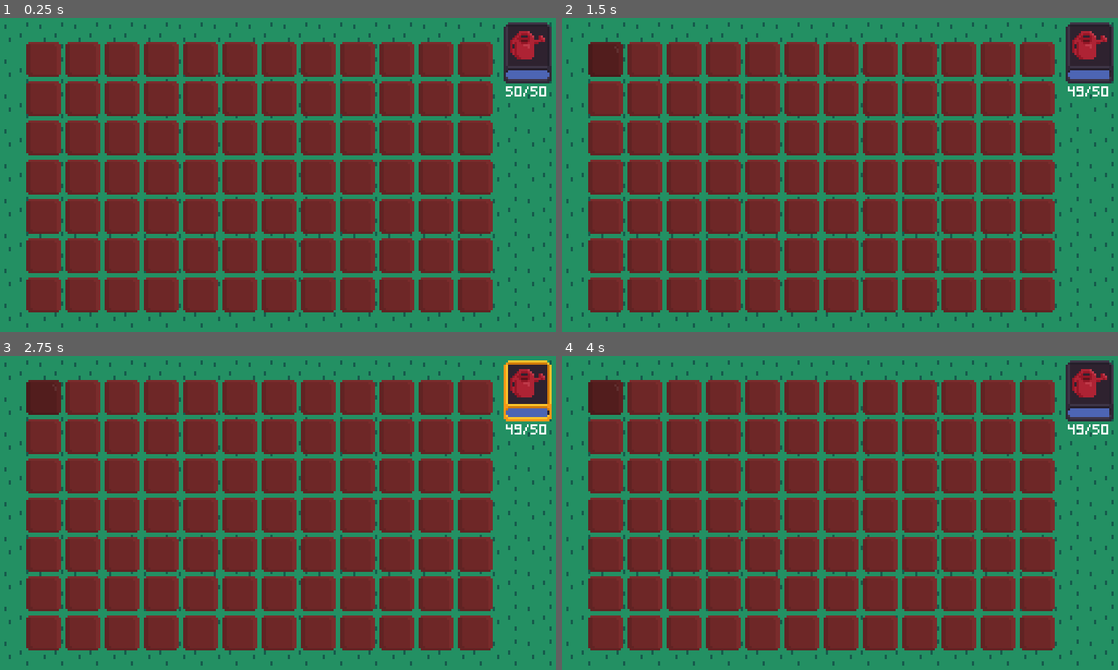
Above: before the commit, frames 1-4 (two rows, left to right).
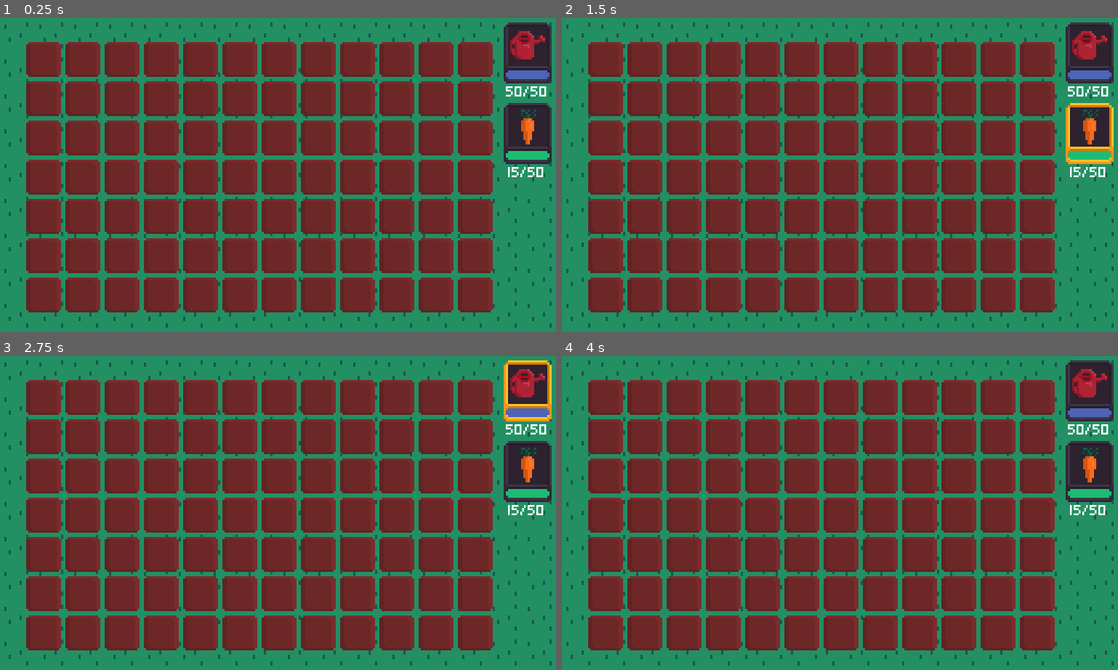
Above: after the commit, the same moments.

Repository: theludovyc/JamEstLa4
Game: Godot game, scene res://Scene/garden/Garden.tscn
Two runs of this game, one before a commit and one after it. Both use one fixed random seed, a clock stepped at 60 frames per second and the inputs below.
Inputs (mouse positions are in pixels of both pictures, inside the frame that each line leads up to):
- Up to frame 1 (0.25 s): no input
- Up to frame 2 (1.5 s): click (606, 58) at 0.52 s; click (1090, 127) at 1.27 s
- Up to frame 3 (2.75 s): click (528, 384) at 2 s
- Up to frame 4 (4 s): click (1090, 384) at 2.75 s; click (606, 396) at 3.52 s

The runs differ from the first frame. In frame 1, 1.8% of the frame differs, in the area x 90-100%, y 27-51%; in frame 2, 2.5%, in the area x 4-100%, y 7-51%; in frame 3, 2.5%; in frame 4, 2.5%.

Commit message:
Planting seeds
Only carrot seed for the moment

Diff:
--- a/Item/seeds/Carrot.tres
+++ b/Item/seeds/Carrot.tres
@@ -1,9 +1,13 @@
-[gd_resource type="Resource" load_steps=2 format=2]
+[gd_resource type="Resource" load_steps=4 format=2]
 
 [ext_resource path="res://Script/garden/Seed.gd" type="Script" id=1]
+[ext_resource path="res://ressources/sprites/garden/plantations/carrot.png" type="Texture" id=2]
+[ext_resource path="res://ressources/sprites/inventory/carrot.png" type="Texture" id=3]
 
 [resource]
 script = ExtResource( 1 )
 SeedName = "Carrot"
 GrowDuration = 20
 GrowSteps = 4
+VegetableSprite = ExtResource( 3 )
+PlantSprite = ExtResource( 2 )
--- a/Scene/garden/Garden.tscn
+++ b/Scene/garden/Garden.tscn
@@ -7,6 +7,8 @@
 [ext_resource path="res://Script/garden/Garden.gd" type="Script" id=5]
 [ext_resource path="res://ressources/sprites/garden/button_active.png" type="Texture" id=6]
 [ext_resource path="res://ressources/fonts/Pixeled.ttf" type="DynamicFontData" id=7]
+[ext_resource path="res://ressources/sprites/inventory/carrot.png" type="Texture" id=8]
+[ext_resource path="res://Item/seeds/Carrot.tres" type="Resource" id=9]
 
 [sub_resource type="StyleBoxFlat" id=1]
 bg_color = Color( 0.301961, 0.396078, 0.705882, 1 )
@@ -27,7 +29,10 @@
 size = 4
 font_data = SubResource( 4 )
 
-[sub_resource type="TileSet" id=6]
+[sub_resource type="StyleBoxFlat" id=6]
+bg_color = Color( 0.117647, 0.737255, 0.45098, 1 )
+
+[sub_resource type="TileSet" id=7]
 0/name = "grass.png 0"
 0/texture = ExtResource( 2 )
 0/tex_offset = Vector2( 0, 0 )
@@ -45,6 +50,7 @@
 
 [node name="Garden" type="Node2D"]
 script = ExtResource( 5 )
+Seeds = [ ExtResource( 9 ) ]
 
 [node name="Interface" type="CanvasLayer" parent="."]
 
@@ -98,6 +104,56 @@
 "_edit_use_anchors_": false
 }
 
+[node name="Planting" type="Control" parent="Interface"]
+margin_left = 232.0
+margin_top = 39.0
+margin_right = 232.0
+margin_bottom = 39.0
+rect_pivot_offset = Vector2( 11, 14 )
+__meta__ = {
+"_edit_use_anchors_": false
+}
+
+[node name="SeedsLevel" type="ProgressBar" parent="Interface/Planting"]
+margin_left = 1.0
+margin_top = 22.0
+margin_right = 21.0
+margin_bottom = 26.0
+custom_styles/fg = SubResource( 6 )
+custom_styles/bg = SubResource( 2 )
+custom_fonts/font = SubResource( 3 )
+max_value = 15.0
+value = 15.0
+rounded = true
+percent_visible = false
+__meta__ = {
+"_edit_use_anchors_": false
+}
+
+[node name="Background" type="Sprite" parent="Interface/Planting"]
+position = Vector2( 11, 14 )
+texture = ExtResource( 4 )
+
+[node name="Selected" type="Sprite" parent="Interface/Planting"]
+visible = false
+position = Vector2( 11, 14 )
+texture = ExtResource( 6 )
+
+[node name="Sprite" type="Sprite" parent="Interface/Planting"]
+position = Vector2( 11, 11 )
+texture = ExtResource( 8 )
+
+[node name="Stat" type="Label" parent="Interface/Planting"]
+margin_top = 25.0
+margin_right = 22.0
+margin_bottom = 37.0
+custom_fonts/font = SubResource( 5 )
+text = "15/15"
+align = 1
+__meta__ = {
+"_edit_use_anchors_": false
+}
+
 [node name="WaterinCanBtn" type="Button" parent="Interface"]
 margin_left = 233.0
 margin_top = 3.0
@@ -110,8 +166,20 @@
 "_edit_use_anchors_": false
 }
 
+[node name="SeedBtn" type="Button" parent="Interface"]
+margin_left = 233.0
+margin_top = 40.0
+margin_right = 253.0
+margin_bottom = 60.0
+focus_mode = 0
+enabled_focus_mode = 0
+flat = true
+__meta__ = {
+"_edit_use_anchors_": false
+}
+
 [node name="Grass" type="TileMap" parent="."]
-tile_set = SubResource( 6 )
+tile_set = SubResource( 7 )
 cell_size = Vector2( 16, 16 )
 format = 1
 tile_data = PoolIntArray( 0, 0, 0, 1, 0, 0, 2, 0, 0, 3, 0, 0, 4, 0, 0, 5, 0, 0, 6, 0, 0, 7, 0, 0, 8, 0, 0, 9, 0, 0, 10, …(1833 unchanged characters)…
@@ -368,3 +436,4 @@
 [node name="Plot84" parent="." instance=ExtResource( 1 )]
 position = Vector2( 219, 127 )
 [connection signal="pressed" from="Interface/WaterinCanBtn" to="." method="wateringcan_mode"]
+[connection signal="pressed" from="Interface/SeedBtn" to="." method="seed_select"]
--- a/Scene/garden/Plot.tscn
+++ b/Scene/garden/Plot.tscn
@@ -1,9 +1,10 @@
-[gd_scene load_steps=5 format=2]
+[gd_scene load_steps=6 format=2]
 
 [ext_resource path="res://ressources/sprites/garden/dirt.png" type="Texture" id=1]
 [ext_resource path="res://Script/garden/Plot.gd" type="Script" id=2]
 [ext_resource path="res://ressources/sprites/garden/effect_sprinkle.png" type="Texture" id=3]
 [ext_resource path="res://ressources/sprites/garden/effect_seeded.png" type="Texture" id=4]
+[ext_resource path="res://ressources/sprites/garden/plantations/carrot.png" type="Texture" id=5]
 
 [node name="Plot" type="Node2D"]
 script = ExtResource( 2 )
@@ -21,6 +22,13 @@
 visible = false
 texture = ExtResource( 3 )
 
+[node name="Plants" type="Node2D" parent="."]
+
+[node name="Carrot" type="Sprite" parent="Plants"]
+texture = ExtResource( 5 )
+region_enabled = true
+region_rect = Rect2( 0, 0, 16, 16 )
+
 [node name="PlotBtn" type="Button" parent="."]
 margin_left = -8.0
 margin_top = -8.0
@@ -35,5 +43,5 @@
 }
 
 [node name="Evaporation" type="Timer" parent="."]
-[connection signal="button_down" from="PlotBtn" to="." method="watering"]
+[connection signal="button_down" from="PlotBtn" to="." method="action_used"]
 [connection signal="timeout" from="Evaporation" to="." method="evaporation"]
--- a/Script/garden/Garden.gd
+++ b/Script/garden/Garden.gd
@@ -1,6 +1,7 @@
 extends Node2D
 
 export (int, 1, 99999999) var EvaporationTime = 600
+export (Array) var Seeds = []
 
 onready var Interface = $Interface
 
@@ -10,6 +11,10 @@
 
 var max_water: int = 50
 var water: int = 50
+
+var seed_type
+var seed_max = 50
+var seed_count = 15
 
 
 func _ready():
@@ -22,10 +27,17 @@
 func _process(_delta):
 	Interface.get_node("Watering").get_node("WaterLevel").value = water
 	Interface.get_node("Watering").get_node("Stat").text = str(water) + "/" + str(max_water)
+	Interface.get_node("Planting").get_node("SeedsLevel").value = seed_count
+	Interface.get_node("Planting").get_node("Stat").text = str(seed_count) + "/" + str(seed_max)
 
 
 func wateringcan_mode():
 	toggle_curent_action("Watering")
+
+
+func seed_select():
+	seed_type = Seeds[0]  # Temporary seed for test
+	toggle_curent_action("Planting")
 
 
 func toggle_curent_action(action: String = ""):
--- a/Script/garden/Plot.gd
+++ b/Script/garden/Plot.gd
@@ -2,7 +2,8 @@
 class_name Plot
 
 onready var Effect_Watered = $Effects/Sprinkled
-onready var Effect_Seeded = $Effects/Sprinkled
+onready var Effect_Seeded = $Effects/Seeded
+onready var Plants = $Plants
 
 var Garden: Node2D
 
@@ -12,6 +13,7 @@
 
 func _ready():
 	Garden = get_parent()
+	Plants.visible = false
 
 
 func action_used():
@@ -19,16 +21,34 @@
 		match Garden.current_action:
 			"Watering":
 				watering()
+			"Planting":
+				planting()
 
 
 func watering():
 	if Garden.water > 0 && ! has_water:
+		print("Watering")
 		$Evaporation.start()
 		Garden.water -= 1
 		Effect_Watered.visible = true
 		has_water = true
 
 
+func planting():
+	if Garden.seed_count > 0 && Garden.seed_type != null && ! has_seed:
+		print("Planting: " + Garden.seed_type.SeedName)
+		for plant in Garden.Seeds:
+			var plot_plant = Plants.get_node("plant")
+			if plot_plant != null:
+				if plant is Sprite && plant.name == Garden.seed_type.SeedName:
+					plot_plant.visible = true
+				plot_plant.visible = false
+		Plants.visible = true
+		Effect_Seeded.visible = true
+		Garden.seed_count -= 1
+		has_seed = true
+
+
 func evaporation():
 	has_water = false
 	Effect_Watered.visible = false
--- a/Script/garden/Seed.gd
+++ b/Script/garden/Seed.gd
@@ -4,5 +4,5 @@
 export (String) var SeedName = ""
 export (int, 1, 999999999999999) var GrowDuration = 600
 export (int, 1, 99) var GrowSteps = 4
-export (StreamTexture) var SeedSprite = null
+export (StreamTexture) var VegetableSprite = null
 export (StreamTexture) var PlantSprite = null
Not shown: 1 places in Scene/garden/Garden.tscn that only renumber resources
Binary file added: ressources/sprites/garden/plantations/carrot.png
Not shown, added: ressources/sprites/garden/plantations/carrot.png.import
Binary file added: ressources/sprites/inventory/carrot-export.png
Not shown, added: ressources/sprites/inventory/carrot-export.png.import
Binary file added: ressources/sprites/inventory/carrot.png
Not shown, added: ressources/sprites/inventory/carrot.png.import
